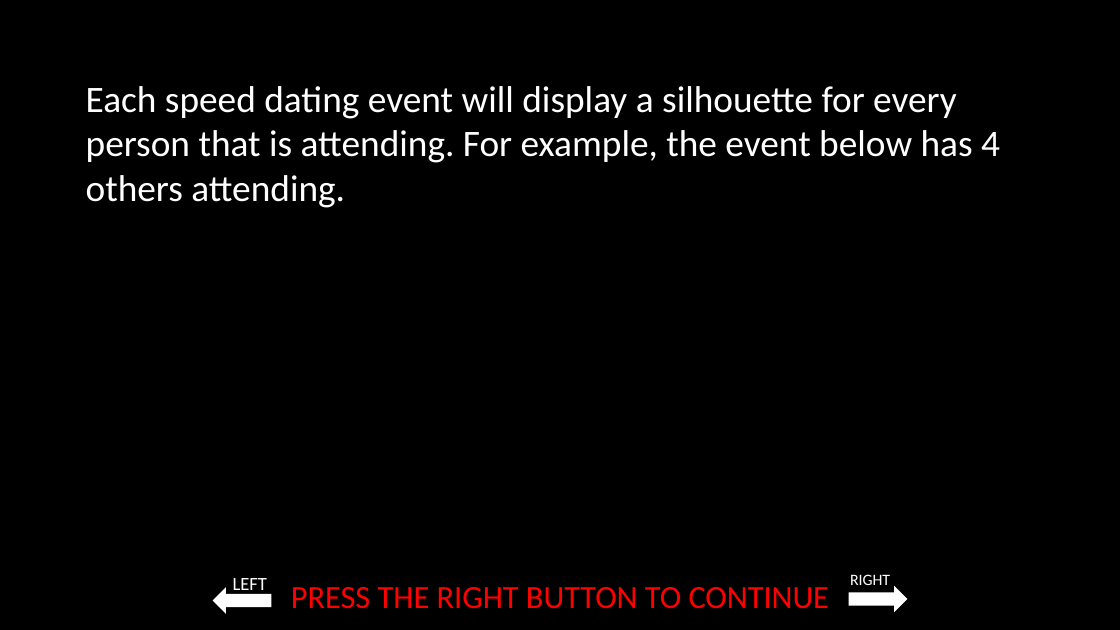
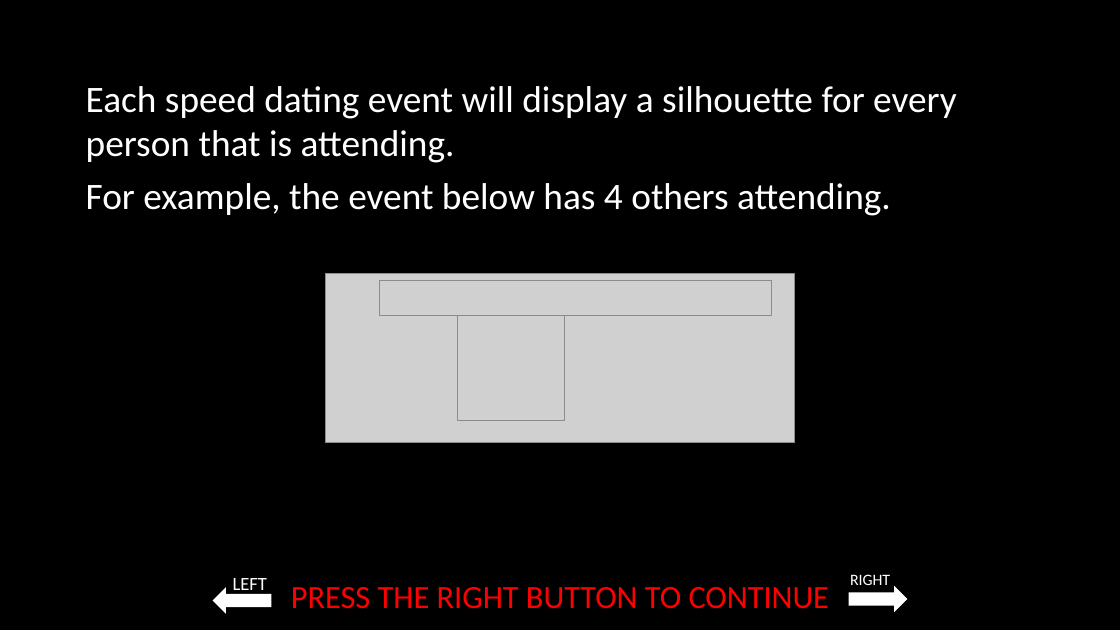
Before and after one commit to laureate-institute-for-brain-research/StimToolOnline, a slide deck: slide 6 of public/js/tasks/blind_dating/media/Blind_dating_game_instructions.pptx. Drawn at 1120x630 pixels with LibreOffice and Linux fonts; fonts in the diff are those of the drawing; grey boxes stand for pictures. Boxes give left, top, right and bottom in pixels: in the first picture for what was removed or moved away, otherwise in the second. Text is boxed around its words. In the diff, an @@ line names an element or a change of style, - is before the commit and + after.

Commit message:
blind dating game functionality works

```diff
--- a/public/js/tasks/blind_dating/media/Blind_dating_game_instructions.pptx
+++ b/public/js/tasks/blind_dating/media/Blind_dating_game_instructions.pptx
@@ text at bbox=[86, 86, 957, 216]: text changed @@
-Each speed dating event will display a silhouette for every person that is attending. For example, the event below has 4 others attending.
+Each speed dating event will display a silhouette for every person that is attending.
+For example, the event below has 4 others attending.
@@ picture added at bbox=[326, 274, 795, 443] @@
@@ picture added at bbox=[379, 281, 771, 315] @@
@@ picture added at bbox=[457, 303, 565, 421] @@
```
Also in this commit, not shown: 15 other slides changed, 4 slides added, 29 other files.
